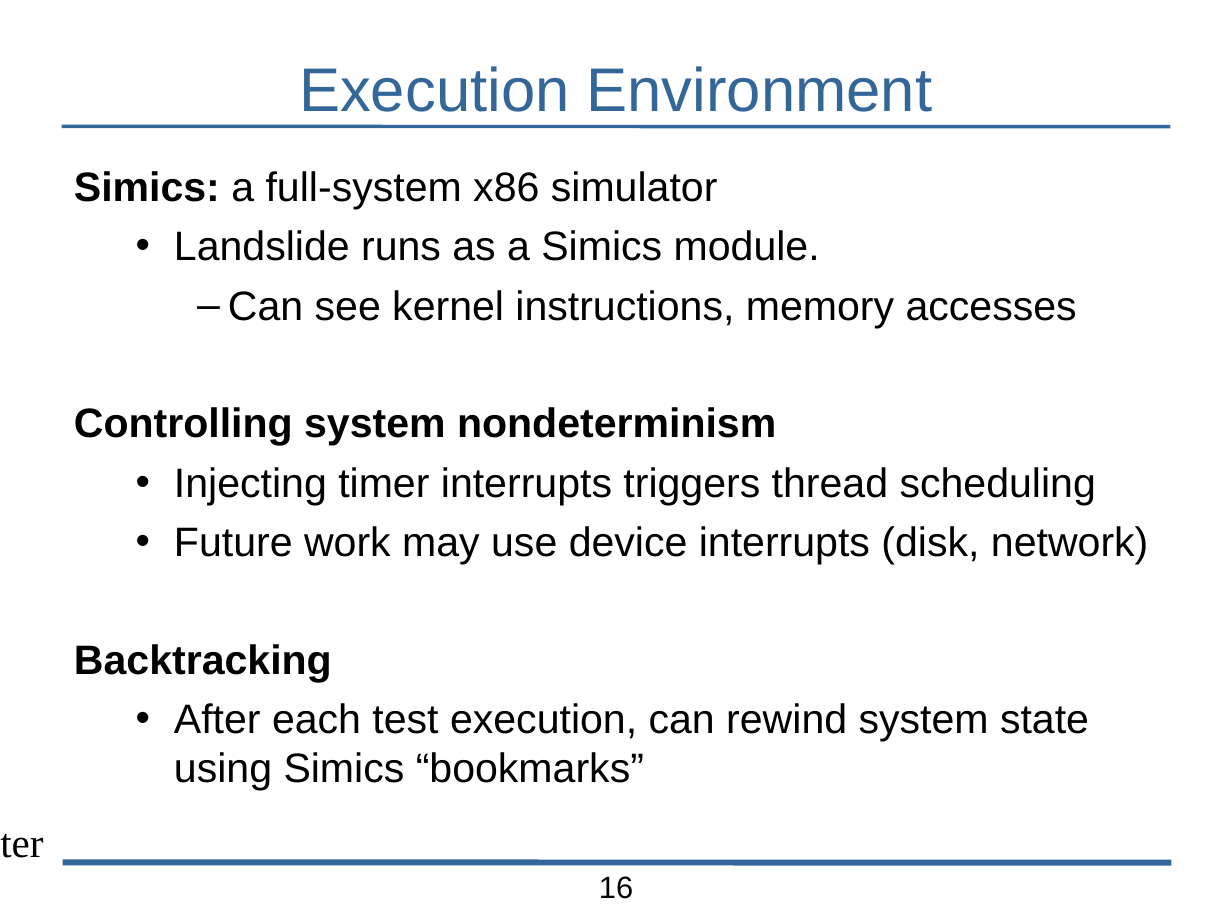
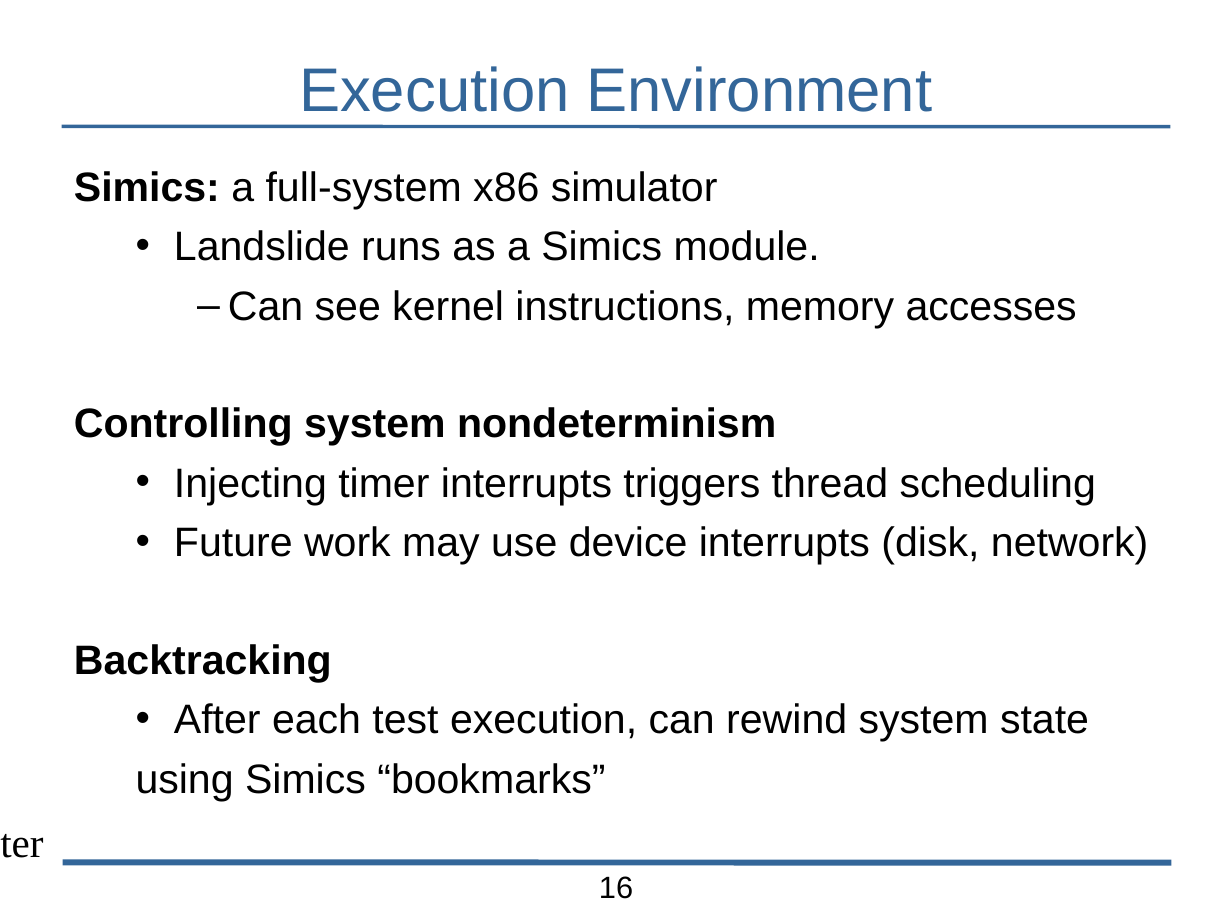
Before and after one commit to bblum/talks, a slide deck: slide 16 of pdl-retreat/pdl-talk.odp. Drawn at 1232x924 pixels with LibreOffice and Linux fonts; fonts in the diff are those of the drawing; background and template pictures are left out. Boxes give left, top, right and bottom in pixels: in the first picture for what was removed or moved away, otherwise in the second. Text is boxed around its words. In the diff, an @@ line names an element or a change of style, - is before the commit and + after.

```diff
--- a/pdl-retreat/pdl-talk.odp
+++ b/pdl-retreat/pdl-talk.odp
@@ text at [136,703,1089,801]: text changed @@
-  • After each test execution, can rewind system state using Simics “bookmarks”
+  • After each test execution, can rewind system state
+  using Simics “bookmarks”
```
Also in this commit, not shown: 13 other slides changed, 7 other files.
